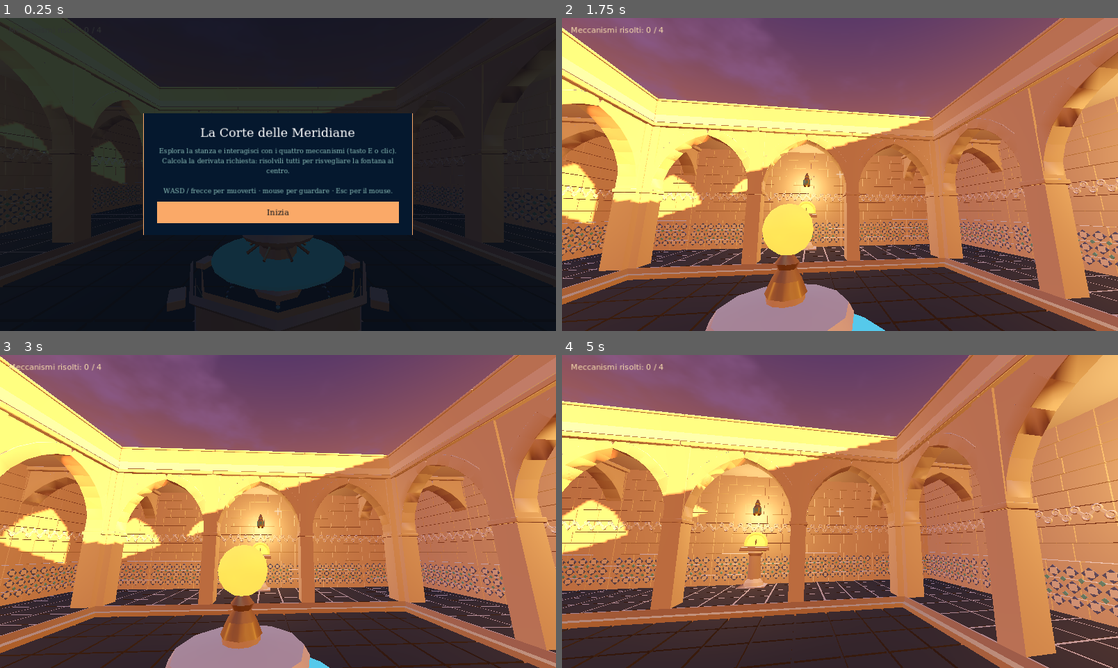
Above: before the commit, frames 1-4 (two rows, left to right).
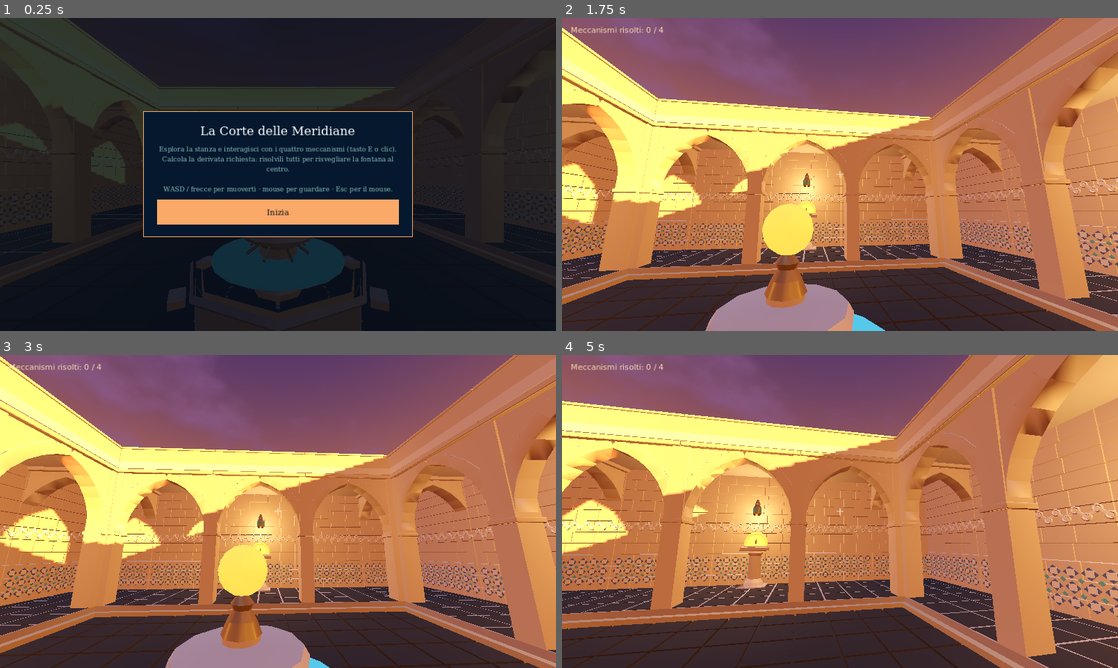
Above: after the commit, the same moments.

Repository: CoachGodzup/palazzo_derivate
Game: Godot game, scene res://scenes/main.tscn
The game is run twice, just before and just after one commit, with the same random seed, the same clock (stepped at 60 frames per second) and the same inputs.
Inputs (mouse positions are in pixels of both pictures, inside the frame that each line leads up to):
- Up to frame 1 (0.25 s): no input
- Up to frame 2 (1.75 s): click "Inizia" at 0.5 s; tap Enter at 1.25 s; move the mouse to (867, 174) at 1.27 s; hold W from 1.28 s (still down); tap E at 1.35 s; click (867, 174) at 1.42 s
- Up to frame 3 (3 s): keep holding W; tap Space at 2 s; move the mouse to (250, 511) at 2.02 s; tap E at 2.1, 2.85 s; click (250, 511) at 2.17 s; tap Enter at 2.75 s; move the mouse to (289, 505) at 2.77 s; click (289, 505) at 2.92 s
- Up to frame 4 (5 s): keep holding W; tap Space at 3.5 s; move the mouse to (834, 517) at 3.52 s; tap E at 3.6, 4.35 s; click (834, 517) at 3.67 s; tap Enter at 4.25 s; move the mouse to (878, 514) at 4.27 s; click (878, 514) at 4.42 s

The runs differ from the first frame. In frame 1, 2.9% of the frame differs, in the area x 25-75%, y 29-70%; in frame 2, 0.1%; in frame 3, 0.1%; in frame 4, 0.3%.

Commit message:
feat: controlli touch e HUD mobile per demo-4
- joystick virtuale, drag-to-look e pulsante Interagisci
- auto-target del meccanismo vicino e niente mouse emulato
- HUD e controlli nascosti mentre il popup della derivata è aperto
- layout expand/orizzontale e avviso di rotazione
- test headless del flusso touch

Diff:
--- a/demo-4/project.godot
+++ b/demo-4/project.godot
@@ -17,6 +17,8 @@
 window/size/viewport_width=1280
 window/size/viewport_height=720
 window/stretch/mode="canvas_items"
+window/stretch/aspect="expand"
+window/handheld/orientation=4
 
 [gui]
 
--- a/demo-4/scripts/main.gd
+++ b/demo-4/scripts/main.gd
@@ -16,11 +16,15 @@
 var _panel: PuzzlePanel
 var _overlay: MathOverlay
 var _active_mechanism: Mechanism = null
+var _controls: MobileControls
+var _touch_mode := false
+var _hud_visible := false
 
 var _hud: CanvasLayer
 var _prompt_label: Label
 var _counter_label: Label
 var _banner_label: Label
+var _crosshair: Label
 var _intro: CanvasLayer
 
 var _center := Vector3.ZERO
@@ -46,9 +50,11 @@
 		_panel.solved.connect(_on_panel_solved)
 		_panel.closed.connect(_on_panel_closed)
 	_build_hud()
+	_build_touch_controls()
 	_build_intro()
 	_load_save()
 	_update_counter()
+	_set_gameplay_hud(false)
 	_player.set_can_move(false)
 	_intro.visible = true
 	_setup_web_pointer_lock()
@@ -59,28 +65,42 @@
 		return
 	# Request pointer lock directly inside the browser's click event (a real user
 	# gesture), which strict browsers (Safari) require. Godot's deferred request
-	# can fall outside the gesture window and be silently rejected.
+	# can fall outside the gesture window and be silently rejected. Touch devices
+	# don't need it and locking would break the on-screen controls.
 	JavaScriptBridge.eval("""
-	window.__lockRequested = true;
+	window.__lockRequested = %s;
 	document.addEventListener('click', function(){
 		if (!window.__lockRequested) return;
+		try {
+			if (window.matchMedia && window.matchMedia('(pointer: coarse)').matches) return;
+			if (new URLSearchParams(location.search).has('touch')) return;
+		} catch (e) {}
 		var c = document.querySelector('canvas');
 		if (c && document.pointerLockElement !== c) {
 			try { c.requestPointerLock(); } catch (e) {}
 		}
 	});
-	""")
+	""" % ("false" if _touch_mode else "true"))
 
 
 func _process(_delta: float) -> void:
+	if not _hud_visible:
+		return
 	var target := _player.get_interact_target()
 	if target is Mechanism and not target.is_solved:
-		_prompt_label.text = "E · " + str(target.puzzle.get("name", "Meccanismo"))
+		if _controls:
+			_controls.set_interact_ready(true)
+		var label := "Tocca Interagisci · " if _touch_mode else "E · "
+		_prompt_label.text = label + str(target.puzzle.get("name", "Meccanismo"))
 		_prompt_label.visible = true
 	elif target is Fountain and not _fountain.is_active:
+		if _controls:
+			_controls.set_interact_ready(false)
 		_prompt_label.text = "La fontana attende che i quattro meccanismi si risveglino..."
 		_prompt_label.visible = true
 	else:
+		if _controls:
+			_controls.set_interact_ready(false)
 		_prompt_label.visible = false
 
 
@@ -307,6 +327,7 @@
 	cross.add_theme_font_size_override("font_size", 26)
 	cross.add_theme_color_override("font_color", Color(1, 1, 1, 0.55))
 	cross_center.add_child(cross)
+	_crosshair = cross
 
 	_prompt_label = Label.new()
 	_prompt_label.anchor_left = 0.5
@@ -350,6 +371,40 @@
 	_hud.add_child(_banner_label)
 
 
+func _build_touch_controls() -> void:
+	_controls = MobileControls.new()
+	_controls.name = "MobileControls"
+	add_child(_controls)
+	_touch_mode = _controls.is_touch
+	_player.touch_mode = _touch_mode
+	_controls.move_by.connect(_on_touch_move)
+	_controls.look_by.connect(_on_touch_look)
+	_controls.interact_pressed.connect(_on_touch_interact)
+	_controls.set_gameplay_visible(false)
+
+
+func _on_touch_move(axis: Vector2) -> void:
+	_player.set_touch_move(axis)
+
+
+func _on_touch_look(relative: Vector2) -> void:
+	_player.apply_look(relative)
+
+
+func _on_touch_interact() -> void:
+	_player.try_interact()
+
+
+func _set_gameplay_hud(value: bool) -> void:
+	_hud_visible = value
+	if _crosshair:
+		_crosshair.visible = value
+	if _counter_label:
+		_counter_label.visible = value
+	if _prompt_label and not value:
+		_prompt_label.visible = false
+
+
 func _build_intro() -> void:
 	_intro = CanvasLayer.new()
 	_intro.layer = 5
@@ -393,7 +448,10 @@
 	vbox.add_child(title)
 
 	var body := Label.new()
-	body.text = "Esplora la stanza e interagisci con i quattro meccanismi (tasto E o clic).\nCalcola la derivata richiesta: risolvili tutti per risvegliare la fontana al centro.\n\nWASD / frecce per muoverti · mouse per guardare · Esc per il mouse."
+	if _touch_mode:
+		body.text = "Joystick a sinistra per muoverti, trascina il dito per guardare.\nAvvicinati a un meccanismo e tocca «Interagisci»: calcola la derivata per risvegliarlo.\nRisolvili tutti e la fontana centrale si accenderà."
+	else:
+		body.text = "Esplora la stanza e interagisci con i quattro meccanismi (tasto E o clic).\nCalcola la derivata richiesta: risolvili tutti per risvegliare la fontana al centro.\n\nWASD / frecce per muoverti · mouse per guardare · Esc per il mouse."
 	body.autowrap_mode = TextServer.AUTOWRAP_WORD_SMART
 	body.horizontal_alignment = HORIZONTAL_ALIGNMENT_CENTER
 	body.add_theme_font_size_override("font_size", 15)
@@ -404,7 +462,7 @@
 
 	var start := Button.new()
 	start.text = "Inizia"
-	start.custom_minimum_size = Vector2(0, 50)
+	start.custom_minimum_size = Vector2(0, 58)
 	start.add_theme_font_size_override("font_size", 18)
 	start.add_theme_color_override("font_color", Color("020c17"))
 	start.add_theme_color_override("font_hover_color", Color("020c17"))
@@ -432,6 +490,9 @@
 
 func _on_start() -> void:
 	_intro.visible = false
+	_set_gameplay_hud(true)
+	if _controls:
+		_controls.set_gameplay_visible(true)
 	_player.set_can_move(true)
 
 
@@ -440,6 +501,10 @@
 func _on_puzzle_requested(puzzle: Dictionary, mech: Mechanism) -> void:
 	_active_mechanism = mech
 	_player.set_can_move(false)
+	# The whole gameplay UI disappears: the exercise popup owns the screen.
+	_set_gameplay_hud(false)
+	if _controls:
+		_controls.set_gameplay_visible(false)
 	if _overlay:
 		_overlay.open(puzzle)
 	else:
@@ -451,11 +516,17 @@
 		_active_mechanism.mark_solved()
 	_active_mechanism = null
 	_player.set_can_move(true)
+	_set_gameplay_hud(true)
+	if _controls:
+		_controls.set_gameplay_visible(true)
 
 
 func _on_panel_closed() -> void:
 	_active_mechanism = null
 	_player.set_can_move(true)
+	_set_gameplay_hud(true)
+	if _controls:
+		_controls.set_gameplay_visible(true)
 
 
 func _on_mechanism_solved(mech: Mechanism) -> void:
--- a/demo-4/scripts/mechanism.gd
+++ b/demo-4/scripts/mechanism.gd
@@ -21,6 +21,10 @@
 var _door_pivot: Node3D
 var _glow_mat: StandardMaterial3D
 var _solved_lamp: MeshInstance3D
+
+
+func _ready() -> void:
+	add_to_group("interactables")
 
 
 func setup(data: Dictionary) -> void:
--- /dev/null
+++ b/demo-4/scripts/mobile_controls.gd
@@ -0,0 +1,286 @@
+class_name MobileControls
+extends CanvasLayer
+
+# Touch interface for phones and tablets: a virtual stick on the left for
+# movement, a drag-to-look area over the rest of the screen and an
+# "Interagisci" button on the right. The whole layer is hidden while the
+# derivative popup is open, so the exercise gets the full screen.
+#
+# The layer is only shown on touch devices. For desktop testing pass
+# `--touch` on the command line or open the Web build with `?touch=1`.
+
+signal move_by(axis: Vector2)        # x: right, y: forward (up = +1)
+signal look_by(relative: Vector2)    # drag delta in pixels
+signal interact_pressed
+
+const STICK_RADIUS := 78.0
+const STICK_MARGIN := 30.0
+const KNOB_SIZE := 62.0
+const DEAD_ZONE := 0.15
+
+const C_CREAM := Color("f6dcac")
+const C_ORANGE := Color("faa968")
+const C_TEAL := Color("8cbfb8")
+const C_BG := Color(0.02, 0.09, 0.16, 0.52)
+
+var is_touch := false
+
+var _stick_touch := -1
+var _look_touch := -1
+var _mouse_look := false
+var _stick_mouse := false
+var _knob_offset := Vector2.ZERO
+
+var _stick: Control
+var _knob: Panel
+var _look_area: Control
+var _interact: Button
+var _rotate: Control
+
+
+func _ready() -> void:
+	layer = 4
+	is_touch = _detect_touch()
+	_build()
+	visible = false
+	get_viewport().size_changed.connect(_update_orientation)
+
+
+# --- public API ------------------------------------------------------------
+
+func set_gameplay_visible(value: bool) -> void:
+	visible = value and is_touch
+	if visible:
+		_update_orientation()
+
+
+func set_interact_ready(ready: bool) -> void:
+	if _interact == null:
+		return
+	_interact.add_theme_stylebox_override("normal", _pill_style(C_ORANGE if ready else Color(0.06, 0.22, 0.29, 0.72), true if ready else false))
+	_interact.add_theme_stylebox_override("hover", _pill_style(C_ORANGE, true))
+	_interact.add_theme_stylebox_override("pressed", _pill_style(Color("e97b3c"), true))
+	_interact.add_theme_color_override("font_color", Color("020c17") if ready else C_CREAM)
+	_interact.add_theme_color_override("font_hover_color", Color("020c17"))
+	_interact.add_theme_color_override("font_pressed_color", Color("020c17"))
+
+
+# --- build -----------------------------------------------------------------
+
+func _build() -> void:
+	_build_look_area()
+	_build_stick()
+	_build_interact()
+	_build_rotate_hint()
+
+
+func _build_look_area() -> void:
+	# Full-screen transparent catcher, added first so the stick and the button
+	# (added later) sit on top and win the touch.
+	_look_area = Control.new()
+	_look_area.name = "LookArea"
+	_look_area.set_anchors_and_offsets_preset(Control.PRESET_FULL_RECT)
+	_look_area.mouse_filter = Control.MOUSE_FILTER_STOP
+	add_child(_look_area)
+	_look_area.gui_input.connect(_on_look_gui_input)
+
+
+func _build_stick() -> void:
+	_stick = Control.new()
+	_stick.name = "Stick"
+	_stick.anchor_left = 0.0
+	_stick.anchor_right = 0.0
+	_stick.anchor_top = 1.0
+	_stick.anchor_bottom = 1.0
+	_stick.offset_left = STICK_MARGIN
+	_stick.offset_right = STICK_MARGIN + STICK_RADIUS * 2.0
+	_stick.offset_top = -(STICK_RADIUS * 2.0 + STICK_MARGIN)
+	_stick.offset_bottom = -STICK_MARGIN
+	_stick.mouse_filter = Control.MOUSE_FILTER_STOP
+	add_child(_stick)
+	_stick.gui_input.connect(_on_stick_gui_input)
+
+	var base := Panel.new()
+	base.name = "Base"
+	base.set_anchors_and_offsets_preset(Control.PRESET_FULL_RECT)
+	base.mouse_filter = Control.MOUSE_FILTER_IGNORE
+	base.add_theme_stylebox_override("panel", _circle_style(C_BG, Color(0.55, 0.75, 0.72, 0.45), int(STICK_RADIUS)))
+	_stick.add_child(base)
+
+	# Small cardinal marks to read the stick direction at a glance.
+	for mark in [Vector2(0, -1), Vector2(1, 0), Vector2(0, 1), Vector2(-1, 0)]:
+		var dot := Panel.new()
+		dot.mouse_filter = Control.MOUSE_FILTER_IGNORE
+		dot.size = Vector2(6, 6)
+		dot.position = Vector2(STICK_RADIUS, STICK_RADIUS) + mark * (STICK_RADIUS - 16.0) - Vector2(3, 3)
+		dot.add_theme_stylebox_override("panel", _circle_style(Color(0.55, 0.75, 0.72, 0.5), Color(0, 0, 0, 0), 3))
+		_stick.add_child(dot)
+
+	_knob = Panel.new()
+	_knob.name = "Knob"
+	_knob.size = Vector2(KNOB_SIZE, KNOB_SIZE)
+	_knob.mouse_filter = Control.MOUSE_FILTER_IGNORE
+	_knob.add_theme_stylebox_override("panel", _circle_style(Color(0.98, 0.66, 0.41, 0.9), C_CREAM, int(KNOB_SIZE * 0.5)))
+	_stick.add_child(_knob)
+	_center_knob()
+
+
+func _build_interact() -> void:
+	_interact = Button.new()
+	_interact.name = "Interact"
+	_interact.text = "Interagisci"
+	_interact.focus_mode = Control.FOCUS_NONE
+	_interact.anchor_left = 1.0
+	_interact.anchor_right = 1.0
+	_interact.anchor_top = 1.0
+	_interact.anchor_bottom = 1.0
+	_interact.offset_left = -250.0
+	_interact.offset_right = -30.0
+	_interact.offset_top = -132.0
+	_interact.offset_bottom = -42.0
+	_interact.add_theme_font_size_override("font_size", 22)
+	add_child(_interact)
+	_interact.pressed.connect(func() -> void: interact_pressed.emit())
+	set_interact_ready(false)
+
+
+func _build_rotate_hint() -> void:
+	# Cover the screen in portrait, where the courtyard is unplayable.
+	_rotate = ColorRect.new()
+	_rotate.name = "RotateHint"
+	_rotate.color = Color("05182e")
+	_rotate.set_anchors_and_offsets_preset(Control.PRESET_FULL_RECT)
+	_rotate.mouse_filter = Control.MOUSE_FILTER_STOP
+	_rotate.visible = false
+	add_child(_rotate)
+
+	var label := Label.new()
+	label.text = "Ruota il telefono\nin orizzontale per giocare"
+	label.set_anchors_and_offsets_preset(Control.PRESET_FULL_RECT)
+	label.horizontal_alignment = HORIZONTAL_ALIGNMENT_CENTER
+	label.vertical_alignment = VERTICAL_ALIGNMENT_CENTER
+	label.add_theme_font_size_override("font_size", 48)
+	label.add_theme_color_override("font_color", C_CREAM)
+	_rotate.add_child(label)
+
+
+func _update_orientation() -> void:
+	if _rotate == null or not is_touch:
+		return
+	var vp := get_viewport().get_visible_rect().size
+	_rotate.visible = visible and vp.y > vp.x
+
+
+# --- stick -----------------------------------------------------------------
+
+func _on_stick_gui_input(event: InputEvent) -> void:
+	if event is InputEventScreenTouch:
+		if event.pressed and _stick_touch == -1:
+			_stick_touch = event.index
+			_apply_stick(event.position)
+			_stick.accept_event()
+		elif not event.pressed and event.index == _stick_touch:
+			_stick_touch = -1
+			_release_stick()
+			_stick.accept_event()
+	elif event is InputEventScreenDrag and event.index == _stick_touch:
+		_apply_stick(event.position)
+		_stick.accept_event()
+	elif event is InputEventMouseButton and event.button_index == MOUSE_BUTTON_LEFT:
+		if event.device == InputEvent.DEVICE_ID_EMULATION:
+			return
+		_stick_mouse = event.pressed
+		if event.pressed:
+			_apply_stick(event.position)
+		else:
+			_release_stick()
+	elif event is InputEventMouseMotion and _stick_mouse and event.device != InputEvent.DEVICE_ID_EMULATION:
+		_apply_stick(event.position)
+
+
+func _apply_stick(local_pos: Vector2) -> void:
+	var center := Vector2(STICK_RADIUS, STICK_RADIUS)
+	var delta := local_pos - center
+	if delta.length() > STICK_RADIUS:
+		delta = delta.normalized() * STICK_RADIUS
+	_knob_offset = delta
+	_knob.position = center - Vector2(KNOB_SIZE, KNOB_SIZE) * 0.5 + delta
+
+	var axis := delta / STICK_RADIUS
+	if axis.length() < DEAD_ZONE:
+		axis = Vector2.ZERO
+	else:
+		axis = axis.limit_length(1.0)
+	move_by.emit(axis)
+
+
+func _release_stick() -> void:
+	_center_knob()
+	move_by.emit(Vector2.ZERO)
+
+
+func _center_knob() -> void:
+	_knob_offset = Vector2.ZERO
+	if _knob:
+		_knob.position = Vector2(STICK_RADIUS, STICK_RADIUS) - Vector2(KNOB_SIZE, KNOB_SIZE) * 0.5
+
+
+# --- look ------------------------------------------------------------------
+
+func _on_look_gui_input(event: InputEvent) -> void:
+	if event is InputEventScreenTouch:
+		if event.pressed:
+			if _look_touch == -1:
+				_look_touch = event.index
+				_look_area.accept_event()
+		elif event.index == _look_touch:
+			_look_touch = -1
+			_look_area.accept_event()
+	elif event is InputEventScreenDrag and event.index == _look_touch:
+		look_by.emit(event.relative)
+		_look_area.accept_event()
+	elif event is InputEventMouseButton and event.button_index == MOUSE_BUTTON_LEFT:
+		if event.device != InputEvent.DEVICE_ID_EMULATION:
+			_mouse_look = event.pressed
+	elif event is InputEventMouseMotion and _mouse_look and event.device != InputEvent.DEVICE_ID_EMULATION:
+		look_by.emit(event.relative)
+
+
+# --- helpers ---------------------------------------------------------------
+
+func _pill_style(bg: Color, bright: bool) -> StyleBoxFlat:
+	var s := StyleBoxFlat.new()
+	s.bg_color = bg
+	s.border_color = C_CREAM if bright else Color(0.55, 0.75, 0.72, 0.55)
+	s.set_border_width_all(2)
+	s.set_corner_radius_all(24)
+	s.content_margin_left = 18
+	s.content_margin_right = 18
+	return s
+
+
+func _circle_style(bg: Color, border: Color, radius: int) -> StyleBoxFlat:
+	var s := StyleBoxFlat.new()
+	s.bg_color = bg
+	s.border_color = border
+	s.set_border_width_all(2)
+	s.set_corner_radius_all(radius)
+	return s
+
+
+func _detect_touch() -> bool:
+	if OS.get_cmdline_user_args().has("--touch") or OS.get_cmdline_args().has("--touch"):
+		return true
+	if OS.has_feature("web"):
+		var js := """
+		(function(){
+			try {
+				var q = new URLSearchParams(window.location.search);
+				if (q.has('touch')) return q.get('touch') !== '0' ? 1 : 0;
+				var coarse = window.matchMedia && window.matchMedia('(pointer: coarse)').matches;
+				return (coarse || navigator.maxTouchPoints > 0) ? 1 : 0;
+			} catch (e) { return 0; }
+		})()
+		"""
+		return int(JavaScriptBridge.eval(js)) == 1
+	return DisplayServer.is_touchscreen_available() or OS.has_feature("mobile")
--- a/demo-4/scripts/player.gd
+++ b/demo-4/scripts/player.gd
@@ -5,10 +5,17 @@
 # center-screen interaction ray.
 
 const MOUSE_SENSITIVITY := 0.002
+const TOUCH_SENSITIVITY := 0.0042
 const MOVE_SPEED := 4.0
+const INTERACT_REACH := 3.6
 
 var can_move := true
+var touch_mode := false
 var gravity: float = ProjectSettings.get_setting("physics/3d/default_gravity", 9.8)
+
+# Movement requested by the on-screen stick (x = right, y = forward). Mixed
+# with the keyboard so a hybrid device can use either.
+var _touch_move := Vector2.ZERO
 
 @onready var camera: Camera3D = $Camera3D
 @onready var interact_ray: RayCast3D = $Camera3D/InteractRay
@@ -16,6 +23,10 @@
 
 func _unhandled_input(event: InputEvent) -> void:
 	if not can_move:
+		return
+	# On touch devices we drive look/interaction from the on-screen controls;
+	# ignore the mouse events Godot emulates from touches to avoid double input.
+	if touch_mode and event is InputEventMouse and event.device == InputEvent.DEVICE_ID_EMULATION:
 		return
 	if event is InputEventMouseMotion:
 		rotate_y(-event.relative.x * MOUSE_SENSITIVITY)
@@ -39,7 +50,7 @@
 	else:
 		velocity.y = 0.0
 
-	var input_dir := Vector2.ZERO
+	var input_dir := _touch_move
 	if Input.is_key_pressed(KEY_W) or Input.is_key_pressed(KEY_UP):
 		input_dir.y -= 1.0
 	if Input.is_key_pressed(KEY_S) or Input.is_key_pressed(KEY_DOWN):
@@ -48,9 +59,12 @@
 		input_dir.x -= 1.0
 	if Input.is_key_pressed(KEY_D) or Input.is_key_pressed(KEY_RIGHT):
 		input_dir.x += 1.0
-	input_dir = input_dir.normalized()
+	input_dir = input_dir.limit_length(1.0)
 
-	var direction := (transform.basis * Vector3(input_dir.x, 0.0, input_dir.y)).normalized()
+	var direction := (transform.basis * Vector3(input_dir.x, 0.0, input_dir.y))
+	direction.y = 0.0
+	if direction.length() > 1.0:
+		direction = direction.normalized()
 	velocity.x = direction.x * MOVE_SPEED
 	velocity.z = direction.z * MOVE_SPEED
 
@@ -61,12 +75,37 @@
 	if not can_move:
 		return null
 	if interact_ray.is_colliding():
-		return interact_ray.get_collider()
+		var collider := interact_ray.get_collider()
+		if collider is Node3D:
+			return collider
+	if touch_mode:
+		return _nearest_interactable()
 	return null
+
+
+func set_touch_move(axis: Vector2) -> void:
+	# `axis.y` is +1 when the stick points up: forward is -Z in local input.
+	_touch_move = Vector2(axis.x, -axis.y)
+
+
+func apply_look(relative: Vector2) -> void:
+	if not can_move:
+		return
+	rotate_y(-relative.x * TOUCH_SENSITIVITY)
+	camera.rotate_x(-relative.y * TOUCH_SENSITIVITY)
+	camera.rotation.x = clampf(camera.rotation.x, deg_to_rad(-85.0), deg_to_rad(85.0))
+
+
+func try_interact() -> void:
+	_try_interact()
 
 
 func set_can_move(value: bool) -> void:
 	can_move = value
+	if touch_mode:
+		# Touch devices have no cursor to lock and pointer lock would fail.
+		_set_lock_requested(false)
+		return
 	_set_lock_requested(value)
 	if value:
 		_try_capture()
@@ -80,6 +119,8 @@
 
 
 func _try_capture() -> void:
+	if touch_mode:
+		return
 	Input.set_mouse_mode(Input.MOUSE_MODE_CAPTURED)
 	# Give the browser a couple of frames; if the lock did not engage, fall back
 	# to a hidden cursor so the player can still look around.
@@ -100,3 +141,36 @@
 	var target := get_interact_target()
 	if target and target.has_method("interact"):
 		target.interact()
+
+
+# Touch clients can't aim precisely with a crosshair, so fall back to the
+# nearest unsolved mechanism roughly in front of the player.
+func _nearest_interactable() -> Node3D:
+	var forward := -global_transform.basis.z
+	forward.y = 0.0
+	if forward.length_squared() < 0.001:
+		return null
+	forward = forward.normalized()
+	var origin := global_position + Vector3(0.0, 1.2, 0.0)
+	var best: Node3D = null
+	var best_score := 0.3
+	for node in get_tree().get_nodes_in_group("interactables"):
+		if not (node is Node3D):
+			continue
+		if node is Mechanism and node.is_solved:
+			continue
+		var to: Vector3 = node.global_position - origin
+		var dist := to.length()
+		if dist > INTERACT_REACH:
+			continue
+		var flat := Vector3(to.x, 0.0, to.z)
+		if flat.length_squared() < 0.0001:
+			continue
+		var facing := forward.dot(flat.normalized())
+		if facing < 0.35:
+			continue
+		var score := facing - dist * 0.12
+		if score > best_score:
+			best_score = score
+			best = node
+	return best
--- a/demo-4/scripts/puzzle_panel.gd
+++ b/demo-4/scripts/puzzle_panel.gd
@@ -100,11 +100,13 @@
 	_prompt = Label.new()
 	_prompt.add_theme_font_size_override("font_size", 17)
 	_prompt.add_theme_color_override("font_color", C_TEXT)
+	_prompt.autowrap_mode = TextServer.AUTOWRAP_WORD_SMART
 	vbox.add_child(_prompt)
 
 	_function = Label.new()
 	_function.add_theme_font_size_override("font_size", 30)
 	_function.add_theme_color_override("font_color", C_HINT)
+	_function.autowrap_mode = TextServer.AUTOWRAP_WORD_SMART
 	vbox.add_child(_function)
 
 	_input = LineEdit.new()
--- /dev/null
+++ b/demo-4/tests/test_mobile_controls.gd
@@ -0,0 +1,87 @@
+extends SceneTree
+
+# Headless check of the touch interface wiring: the stick moves the player,
+# dragging turns the camera, "Interagisci" opens the exercise popup and the
+# whole gameplay UI disappears until the popup is closed.
+# Run with:
+#   godot --headless --path demo-4 --script res://tests/test_mobile_controls.gd
+
+var _main: Node = null
+var _player = null
+var _controls = null
+var _panel = null
+
+
+func _initialize() -> void:
+	call_deferred("_run")
+
+
+func _run() -> void:
+	_main = load("res://scenes/main.tscn").instantiate()
+	root.add_child(_main)
+	await process_frame
+	await process_frame
+
+	_controls = _find(_main, "MobileControls")
+	_panel = _find(_main, "PuzzlePanel")
+	_player = _find(_main, "Player")
+	if _controls == null or _panel == null or _player == null:
+		print("missing nodes: controls=", _controls, " panel=", _panel, " player=", _player)
+		quit(1)
+		return
+
+	# Pretend this is a touch device and start the game.
+	_controls.is_touch = true
+	_main._touch_mode = true
+	_player.touch_mode = true
+	_main._on_start()
+	await process_frame
+
+	var start_ok: bool = _controls.visible and _main._hud_visible
+	print("controls visible on start: ", _controls.visible)
+	print("gameplay hud visible on start: ", _main._hud_visible)
+
+	# Stick forward -> player input forward (negative Z).
+	_controls.move_by.emit(Vector2(0.0, 1.0))
+	await process_frame
+	var move_ok: bool = _player._touch_move.is_equal_approx(Vector2(0.0, -1.0))
+	print("stick forward -> _touch_move: ", _player._touch_move, " ok=", move_ok)
+
+	# Look drag turns the player.
+	var yaw_before: float = _player.rotation.y
+	_controls.look_by.emit(Vector2(120.0, 0.0))
+	await process_frame
+	var look_ok: bool = not is_equal_approx(_player.rotation.y, yaw_before)
+	print("look drag changes yaw: ", yaw_before, " -> ", _player.rotation.y, " ok=", look_ok)
+
+	# Stand in front of the north mechanism and interact from the button.
+	_player.position = Vector3(0.0, 0.05, -4.0)
+	_player.rotation_degrees = Vector3.ZERO
+	_player.camera.rotation_degrees = Vector3.ZERO
+	await process_frame
+	_controls.interact_pressed.emit()
+	await process_frame
+	await process_frame
+
+	var popup_ok: bool = _panel.visible and not _controls.visible and not _main._hud_visible
+	print("popup visible: ", _panel.visible)
+	print("controls hidden in popup: ", not _controls.visible)
+	print("hud hidden in popup: ", not _main._hud_visible)
+
+	_panel.close()
+	await process_frame
+
+	var restore_ok: bool = _controls.visible and _main._hud_visible
+	print("controls restored after close: ", _controls.visible)
+	print("hud restored after close: ", _main._hud_visible)
+
+	var ok: bool = start_ok and move_ok and look_ok and popup_ok and restore_ok
+	print("---")
+	print("RESULT: ", "PASS" if ok else "FAIL")
+	quit(0 if ok else 1)
+
+
+func _find(node: Node, type_name: String) -> Node:
+	for c in node.find_children("*", type_name, true, false):
+		return c
+	return null
Not shown, added: demo-4/scripts/mobile_controls.gd.uid
Not shown, added: demo-4/tests/test_mobile_controls.gd.uid
